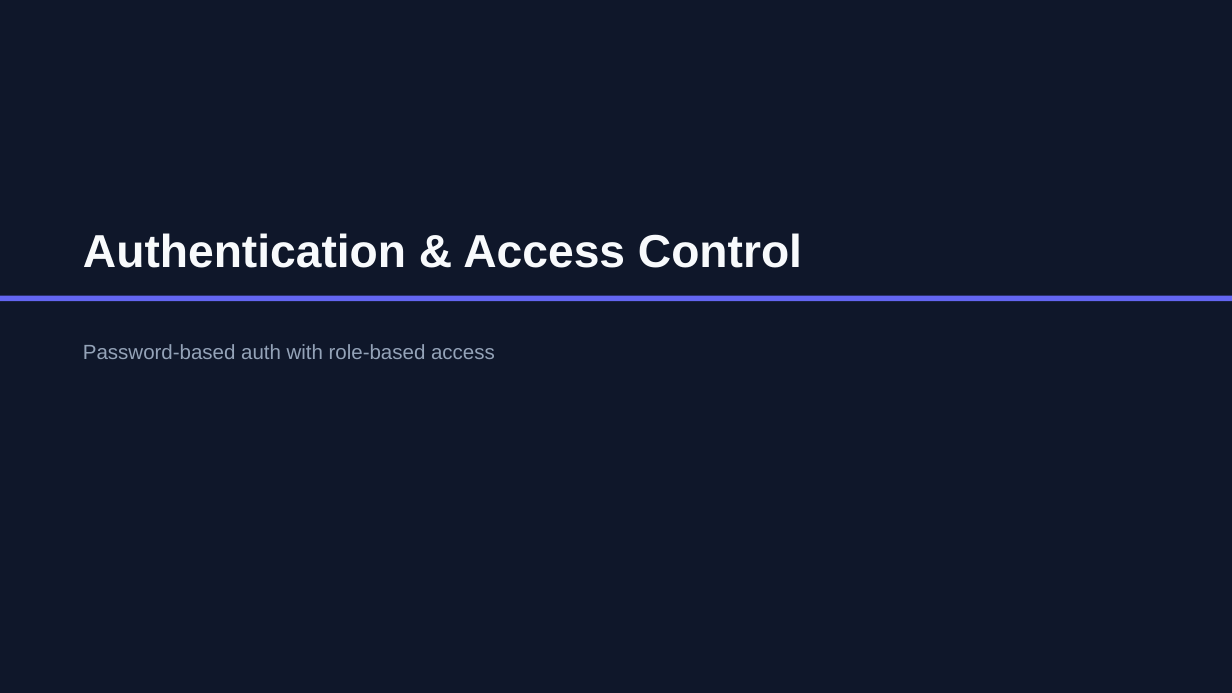
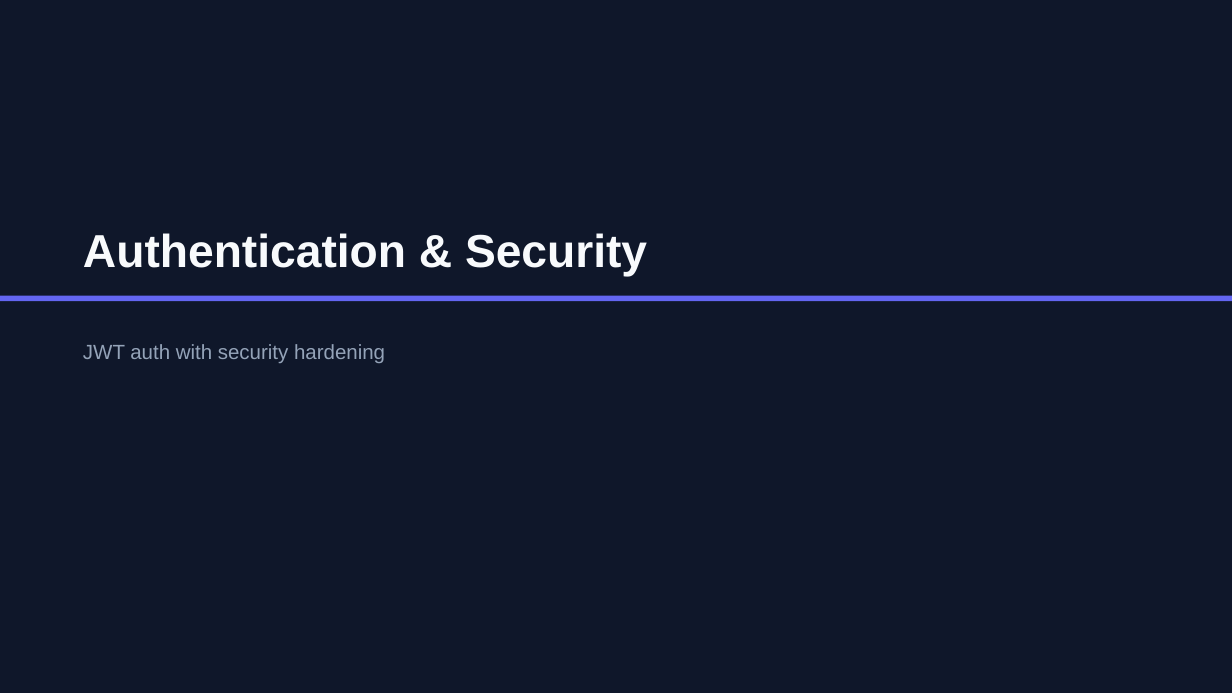
Before and after one commit to jj-shen99/uxperf, a slide deck: slide 23 of docs/UI_Performance_Framework_Presentation.pptx. Drawn at 1232x693 pixels with LibreOffice and Linux fonts; fonts in the diff are those of the drawing. Boxes give left, top, right and bottom in pixels: in the first picture for what was removed or moved away, otherwise in the second. Text is boxed around its words. In the diff, an @@ line names an element or a change of style, - is before the commit and + after.

```diff
--- a/docs/UI_Performance_Framework_Presentation.pptx
+++ b/docs/UI_Performance_Framework_Presentation.pptx
@@ text at [83,233,647,277]: text changed @@
-Authentication & Access Control
+Authentication & Security
@@ text at [83,344,385,363]: text changed @@
-Password-based auth with role-based access
+JWT auth with security hardening
```
Also in this commit, not shown: 8 other slides changed, 14 other files.
